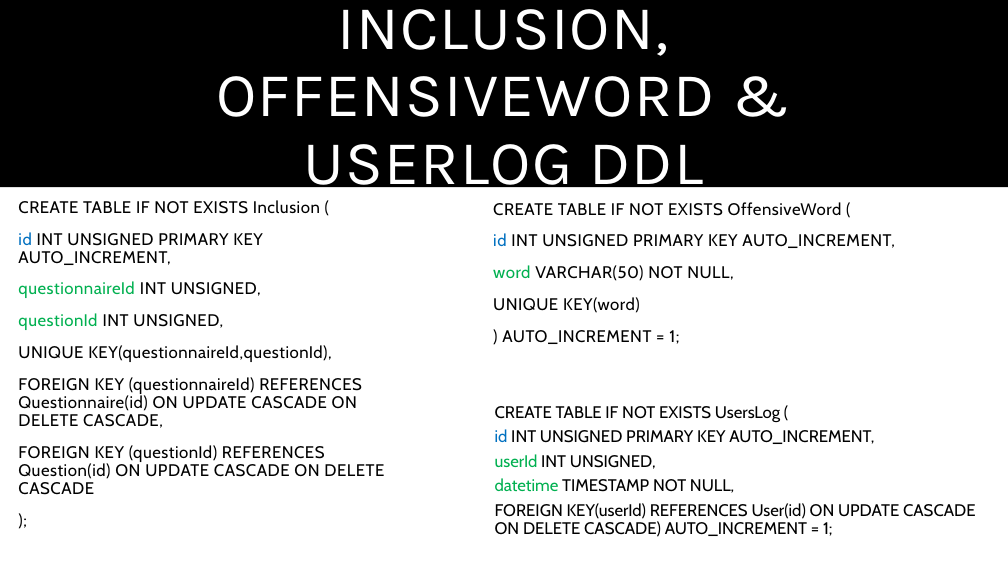
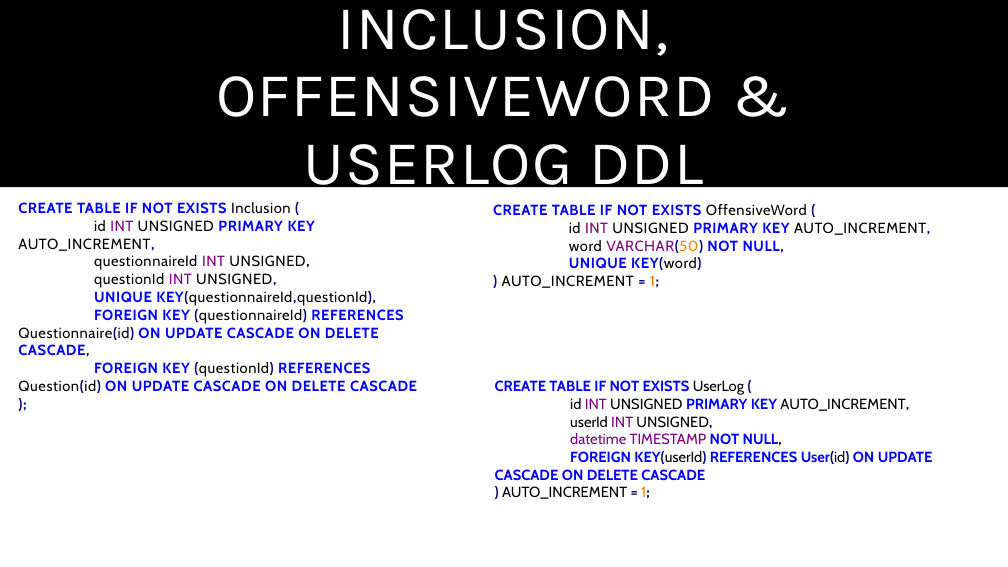
Before and after one commit to marcoPetriPolimi/db2-polimiProject-2020-2021, a slide deck: slide 13 of Presentazione.pptx. Drawn at 1008x567 pixels with LibreOffice and Linux fonts; fonts in the diff are those of the drawing. Boxes give left, top, right and bottom in pixels: in the first picture for what was removed or moved away, otherwise in the second. Text is boxed around its words. In the diff, an @@ line names an element or a change of style, - is before the commit and + after.

```diff
--- a/Presentazione.pptx
+++ b/Presentazione.pptx
@@ text "CREATE TABLE IF NOT EXISTS ..." at <box>18,202,417,393</box>: size 16 to 14 pt, highlight none to #FFFFFF; text colour #000000 to #0000FF in "CREATE TABLE IF NOT EXISTS", "PRIMARY KEY", "UNIQUE KEY(questionnaireId,questionId),", "FOREIGN KEY REFERENCES ON UPDATE CASCADE ON ..." and 1 more places; text colour #000000 to #000080 in "(", "AUTO_INCREMENT,", "UNSIGNED,", "UNSIGNED," and 4 more places; bold on in "CREATE TABLE IF NOT EXISTS (", "PRIMARY KEY AUTO_INCREMENT,", "UNSIGNED,", "UNSIGNED," and 4 more places; text colour #0070C0 to #000000 in "id"; text colour #000000 to #800080 in "INT", "INT", "INT"; text colour #00B050 to #000000 in "questionnaireId", "questionId"; line spacing 0.9 to 1.01; less space between paragraphs @@
@@ text "CREATE TABLE IF NOT EXISTS ..." at <box>493,204,930,288</box>: size 16 to 14 pt, highlight none to #FFFFFF; text colour #000000 to #0000FF in "CREATE TABLE IF NOT EXISTS", "PRIMARY KEY", "NOT NULL,", "UNIQUE KEY(word)"; text colour #000000 to #000080 in "(", "AUTO_INCREMENT,", "VARCHAR(50) NULL,", "KEY(word)" and 1 more places; bold on in "CREATE TABLE IF NOT EXISTS (", "PRIMARY KEY AUTO_INCREMENT,", "VARCHAR(50) NOT NULL,", "UNIQUE KEY(word)" and 1 more places; text colour #0070C0 to #000000 in "id"; text colour #000000 to #800080 in "INT", "VARCHAR(50)"; text colour #00B050 to #000000 in "word"; text colour #000000 to #FF8000 in "VARCHAR(50)", "1;"; line spacing 0.9 to 1.01; less space between paragraphs @@
@@ text "CREATE TABLE IF NOT EXISTS ...": place and size @@
-text "CREATE TABLE IF NOT EXISTS ..." at <box>495,406,976,537</box>
+text "CREATE TABLE IF NOT EXISTS ..." at <box>495,380,933,499</box>
@@ text at <box>495,380,744,395</box>: text changed; size 16 to 14 pt; text colour #000000 to #0000FF; bold on @@
-CREATE TABLE IF NOT EXISTS UsersLog (
+CREATE TABLE IF NOT EXISTS UserLog (
@@ text at <box>570,398,909,446</box>: size 16 to 14 pt, highlight none to #FFFFFF in "id INT UNSIGNED PRIMARY KEY AUTO_INCREMENT,", "userId INT UNSIGNED,", "datetime TIMESTAMP NOT NULL,"; text colour #0070C0 to #000000 in "id"; text colour #000000 to #800080 in "INT", "INT", "TIMESTAMP"; text colour #000000 to #0000FF in "PRIMARY KEY", "NOT NULL,"; text colour #000000 to #000080 in "AUTO_INCREMENT,", "UNSIGNED,", "NULL,"; bold on in "PRIMARY KEY AUTO_INCREMENT,", "UNSIGNED,", "NOT NULL,"; text colour #00B050 to #000000 in "userId"; text colour #00B050 to #800080 in "datetime"; line spacing 0.9 to 1; less space between paragraphs @@
@@ text at <box>495,451,933,499</box>: text changed; size 16 to 14 pt; text colour #000000 to #0000FF; bold on @@
-FOREIGN KEY(userId) REFERENCES User(id) ON UPDATE CASCADE ON DELETE CASCADE) AUTO_INCREMENT = 1;
+FOREIGN KEY(userId) REFERENCES User(id) ON UPDATE CASCADE ON DELETE CASCADE
+) AUTO_INCREMENT = 1;
```
Also in this commit, not shown: 6 other slides changed, 1 other file.
